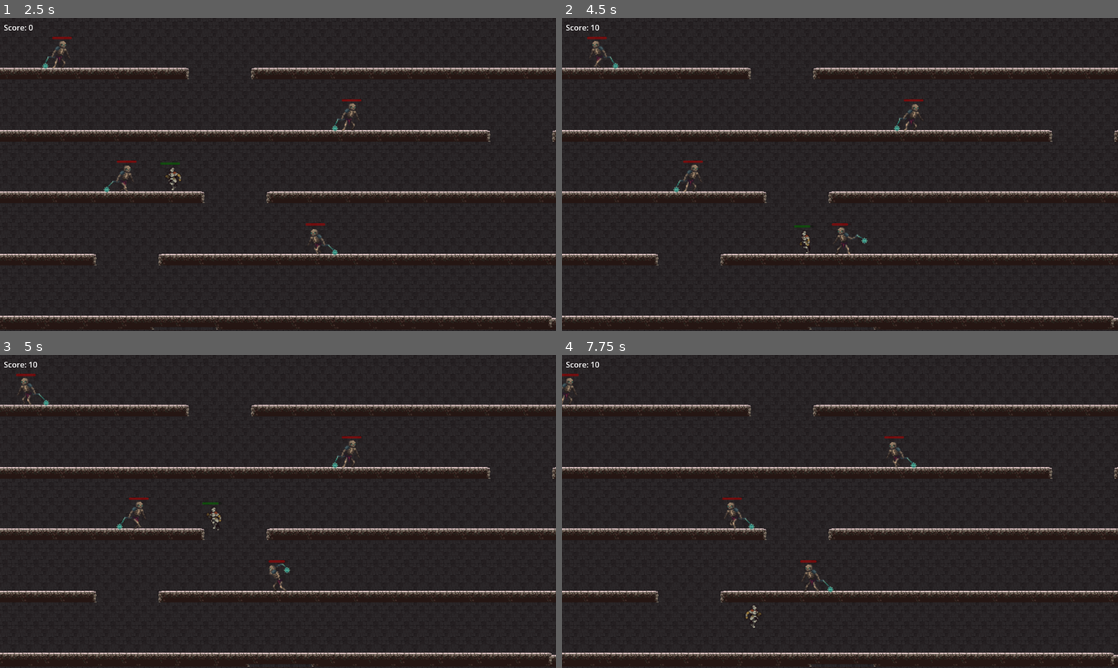
Above: before the commit, frames 1-4 (two rows, left to right).
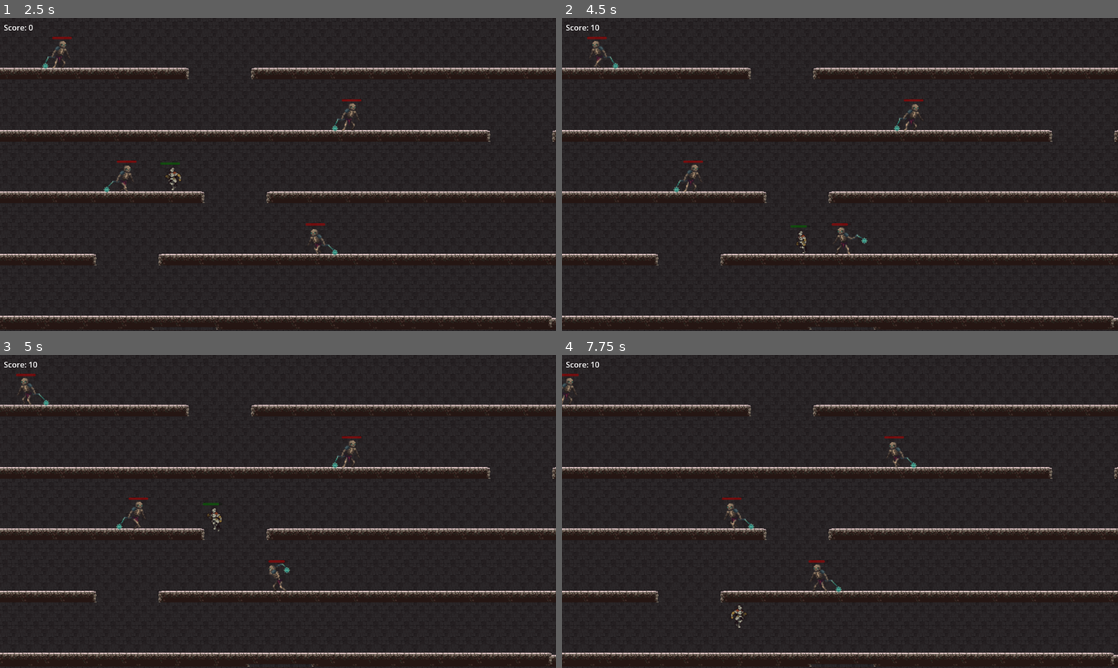
Above: after the commit, the same moments.

Repository: pengpa0012/godot-2d-jump-platformer
Game: Godot game, scene res://scene/world.tscn
Two runs of this game, one before a commit and one after it. Both use one fixed random seed, a clock stepped at 60 frames per second and the inputs below.
Inputs:
- Up to frame 1 (2.5 s): tap Enter (ui_accept) at 0.5, 0.77, 1.07, 1.52, 1.82, 2.3 s; hold Right (ui_right) 0.53-2.03 s; tap K (attack) at 0.6 s; tap L (roll) at 0.8, 1.35 s; tap J (slide) at 1.55, 2.1 s; hold Left (ui_left) from 2.03 s (still down)
- Up to frame 2 (4.5 s): release Left (ui_left) at 2.78 s; hold Right (ui_right) 2.78-4.28 s; tap Enter (ui_accept) at 2.85, 3.02, 3.32, 3.77, 4.07 s; tap K (attack) at 3.05, 3.6 s; tap L (roll) at 3.8, 4.35 s; hold Left (ui_left) from 4.28 s (still down)
- Up to frame 3 (5 s): keep holding Left (ui_left); tap Enter (ui_accept) at 4.52, 4.82 s; tap J (slide) at 4.55 s
- Up to frame 4 (7.75 s): release Left (ui_left) at 5.03 s; hold Right (ui_right) 5.03-5.78 s; tap J (slide) at 5.1, 7.35 s; tap Enter (ui_accept) at 5.3, 6.02, 6.32, 6.77, 7.07, 7.52 s; hold Left (ui_left) 5.78-7.28 s; tap K (attack) at 5.85 s; tap L (roll) at 6.6 s; hold Right (ui_right) from 7.28 s (still down)

Frame 1 is identical in both runs. In frame 2, less than 0.1% of the frame differs, in the area x 41-55%, y 66-76%; in frame 3, less than 0.1%; in frame 4, 0.4%, in the area x 28-51%, y 45-88%.

Commit message:
added player death animation

Diff:
--- a/scene/player.tscn
+++ b/scene/player.tscn
@@ -470,7 +470,9 @@
 position = Vector2(0, -23)
 scale = Vector2(1.2875, 1.2875)
 sprite_frames = SubResource("SpriteFrames_qkt30")
-animation = &"Run"
+animation = &"Death"
+frame = 9
+frame_progress = 1.0
 
 [node name="CollisionShape2D" type="CollisionShape2D" parent="."]
 position = Vector2(0, 4)
--- a/script/player.gd
+++ b/script/player.gd
@@ -30,81 +30,84 @@
 		self.position.x = display_size.x
 
 	var direction = Input.get_axis("ui_left", "ui_right")
+	print(HEALTH_COUNT)
+	if HEALTH_COUNT > 0:
+		if not is_on_floor():
+			velocity.y += gravity * delta
+			if velocity.y < 0:
+				animatedSprite.play("Jump")
+			else:
+				animatedSprite.play("Fall")
+		if Input.is_action_just_pressed("ui_accept") and is_on_floor() && !isAttacking:
+			velocity.y = JUMP_VELOCITY
 
-	if not is_on_floor():
-		velocity.y += gravity * delta
-		if velocity.y < 0:
-			animatedSprite.play("Jump")
-		else:
-			animatedSprite.play("Fall")
-	if Input.is_action_just_pressed("ui_accept") and is_on_floor() && !isAttacking:
-		velocity.y = JUMP_VELOCITY
+		if Input.is_action_just_pressed("attack") and is_on_floor():
+			isAttacking = true
+			swordAttack.disabled = false
 
-	if Input.is_action_just_pressed("attack") and is_on_floor():
-		isAttacking = true
-		swordAttack.disabled = false
+		if Input.is_action_just_pressed("roll") and is_on_floor() and direction:
+			isRolling = true
+			cannotTurn = true
 
-	if Input.is_action_just_pressed("roll") and is_on_floor() and direction:
-		isRolling = true
-		cannotTurn = true
+		if Input.is_action_just_released("roll"):
+			await get_tree().create_timer(.5).timeout
+			isRolling = false
+			cannotTurn = false
 
-	if Input.is_action_just_released("roll"):
-		await get_tree().create_timer(.5).timeout
-		isRolling = false
-		cannotTurn = false
+		if Input.is_action_just_pressed("slide") and is_on_floor() and direction:
+			isSliding = true
+			cannotTurn = true
 
-	if Input.is_action_just_pressed("slide") and is_on_floor() and direction:
-		isSliding = true
-		cannotTurn = true
-
-	if Input.is_action_just_released("slide"):
-		await get_tree().create_timer(.5).timeout
-		isSliding = false
-		cannotTurn = false
+		if Input.is_action_just_released("slide"):
+			await get_tree().create_timer(.5).timeout
+			isSliding = false
+			cannotTurn = false
 
 
-	if direction && !isAttacking && !cannotTurn:
-		if is_on_floor():
-			animatedSprite.play("Run")
-		velocity.x = direction * SPEED
+		if direction && !isAttacking && !cannotTurn:
+			if is_on_floor():
+				animatedSprite.play("Run")
+			velocity.x = direction * SPEED
 
-		if velocity.x < 0:
-			animatedSprite.flip_h = true
-			swordAttack.position.x = -65
+			if velocity.x < 0:
+				animatedSprite.flip_h = true
+				swordAttack.position.x = -65
+			else:
+				animatedSprite.flip_h = false
+				swordAttack.position.x = 0
 		else:
-			animatedSprite.flip_h = false
-			swordAttack.position.x = 0
-	else:
-		var moveTo = 0
-		if isRolling && !isAttacking:
-			cannotTurn = true
-			animatedSprite.play("Roll")
-			if animatedSprite.flip_h:
-				moveTo = -302
-			else:
-				moveTo = 302
-		elif isSliding && !isAttacking:
-			cannotTurn = true
-			animatedSprite.play("Slide")
-			if animatedSprite.flip_h:
-				moveTo = -302
-			else:
-				moveTo = 302
-		elif is_on_floor():
-			if isAttacking:
-				animatedSprite.play("Attack")
-			elif isHurting:
-				animatedSprite.play("Fall")
-			else:
-				animatedSprite.play("Idle")
-		velocity.x = move_toward(velocity.x, moveTo, SPEED)
-	move_and_slide()
+			var moveTo = 0
+			if isRolling && !isAttacking:
+				cannotTurn = true
+				animatedSprite.play("Roll")
+				if animatedSprite.flip_h:
+					moveTo = -302
+				else:
+					moveTo = 302
+			elif isSliding && !isAttacking:
+				cannotTurn = true
+				animatedSprite.play("Slide")
+				if animatedSprite.flip_h:
+					moveTo = -302
+				else:
+					moveTo = 302
+			elif is_on_floor():
+				if isAttacking:
+					animatedSprite.play("Attack")
+				elif isHurting:
+					animatedSprite.play("Fall")
+				else:
+					animatedSprite.play("Idle")
+			velocity.x = move_toward(velocity.x, moveTo, SPEED)
+		move_and_slide()
 
 
 func _on_animated_sprite_2d_animation_finished():
 	isAttacking = false
 	swordAttack.disabled = true
 	cannotTurn = false
+	if HEALTH_COUNT <= 0:
+		self.queue_free()
 #	isRolling = false
 #	isSliding = false
 
@@ -114,11 +117,12 @@
 		healthBar.value -= 10
 		HEALTH_COUNT -= 1
 		if HEALTH_COUNT == 0:
-			self.queue_free()
-#		if area.global_position.x < self.global_position.x:
-#			velocity.x = KNOCKBACK_FORCE * knockback_multiplier
-#		else:
-#			velocity.x = -(KNOCKBACK_FORCE * knockback_multiplier)
+			velocity.x = 0
+			animatedSprite.play("Death")
+		if area.global_position.x < self.global_position.x:
+			velocity.x = KNOCKBACK_FORCE * knockback_multiplier
+		else:
+			velocity.x = -(KNOCKBACK_FORCE * knockback_multiplier)
 	hurtBox.disabled = true
 	move_and_slide()
 	await get_tree().create_timer(0.25).timeout
